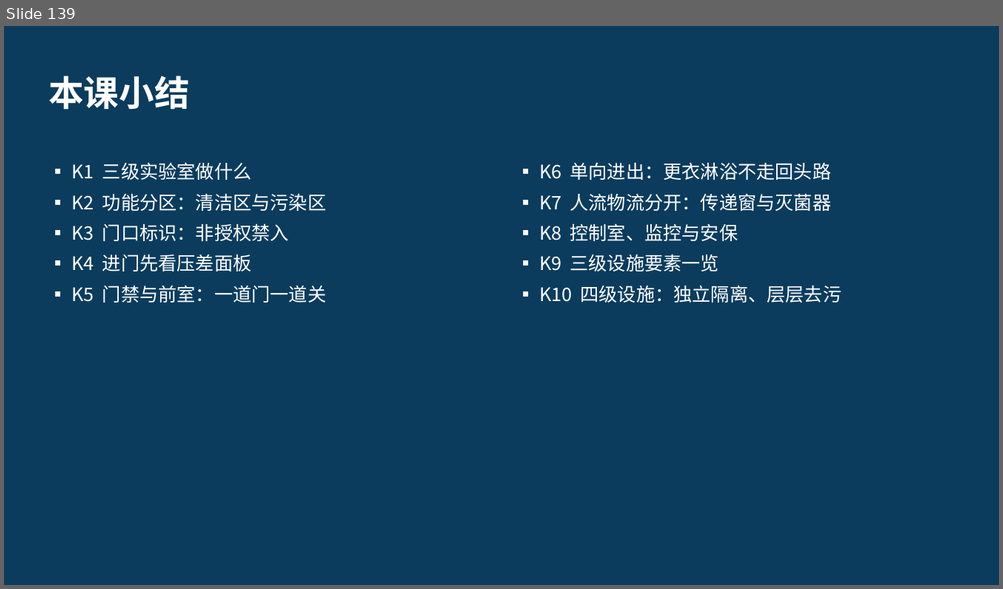
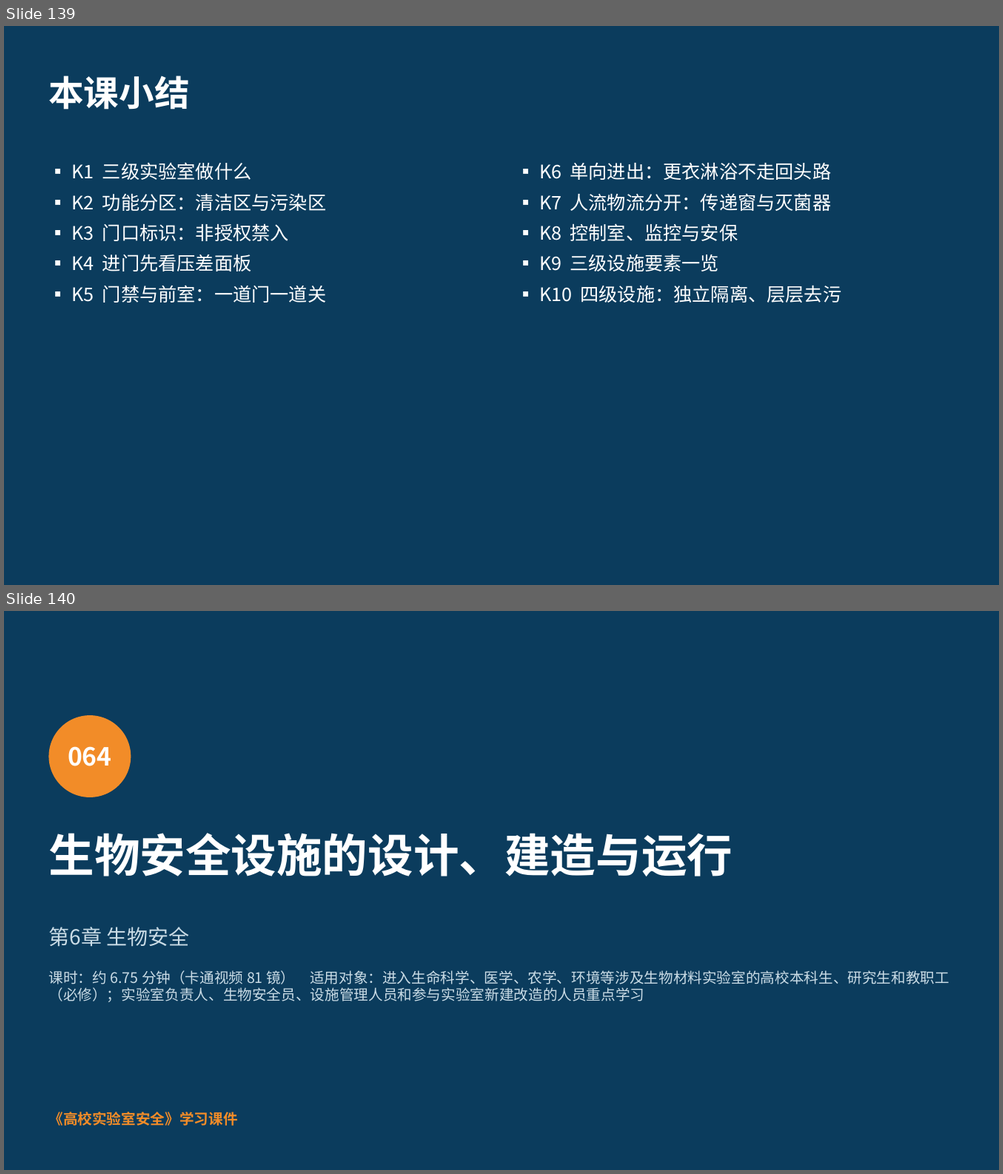
Before and after one commit to hanrongwx-max/videoyoutubo, a slide deck: course/高校实验室安全/课件/第6章_生物安全.pptx. Shown one above the other, each under a label of ours: slide 139 before the commit, slides 139 and 140 after it. The pictures are 1003x589 and 1003x1174 pixels, drawn with LibreOffice and Linux fonts; fonts in the diff are those of the drawing. Boxes give left, top, right and bottom in pixels: in the first picture for what was removed or moved away, otherwise in the second. Text is boxed around its words. In the diff, an @@ line names an element or a change of style, - is before the commit and + after.

```diff
--- a/course/高校实验室安全/课件/第6章_生物安全.pptx
+++ b/course/高校实验室安全/课件/第6章_生物安全.pptx
@@ slide 140 added at <box>4,611,999,1170</box>, background #0B3C5D @@
@@ ellipse added at <box>48,715,131,797</box>, fill #F28C28 @@
@@ text added at <box>68,746,111,766</box>, 24 pt, text #FFFFFF, bold @@
+064
@@ text added at <box>48,833,732,877</box>, 44 pt, text #FFFFFF, bold @@
+生物安全设施的设计、建造与运行
@@ text added at <box>48,927,189,947</box>, 20 pt, text #CADCE6 @@
+第6章 生物安全
@@ text added at <box>48,971,949,1002</box>, 14 pt, text #CADCE6 @@
+课时：约 6.75 分钟（卡通视频 81 镜） 适用对象：进入生命科学、医学、农学、环境等涉及生物材料实验室的高校本科生、研究生和教职工（必修）；实验室负责人、生物安全员、设施管理人员和参与实验室新建改造的人员重点学习
@@ text added at <box>48,1112,237,1126</box>, 14 pt, text #F28C28, bold @@
+《高校实验室安全》学习课件
```
Also in this commit, not shown: 23 other slides added, 2 other files.
